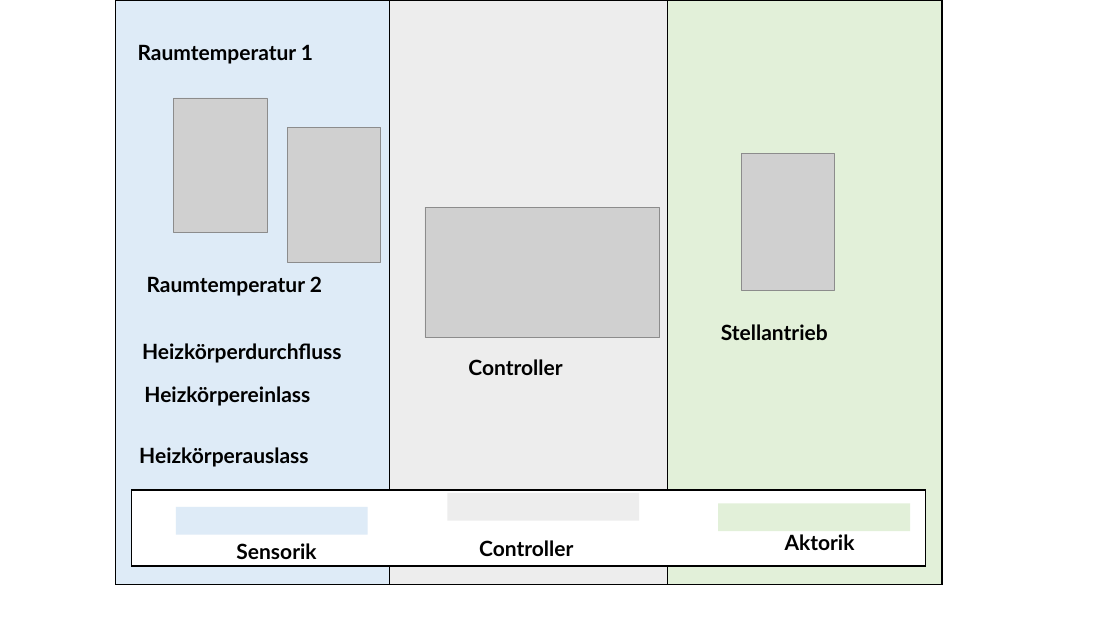
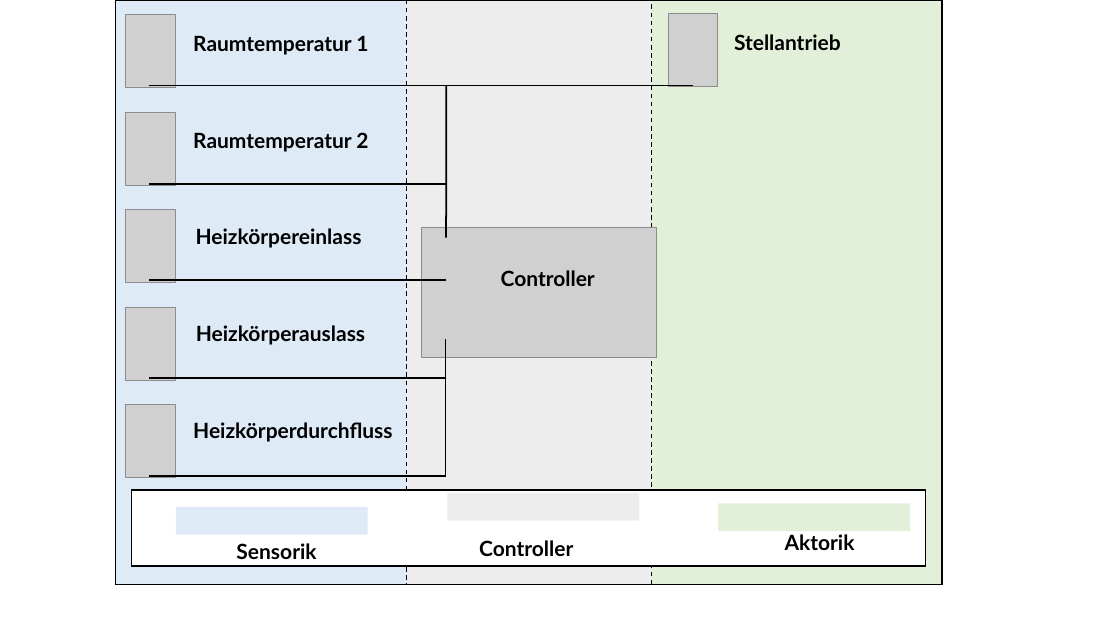
Before and after one commit to mada1019/t, a slide deck: slide 1 of docs/abbildungen/20160318_konzept.pptx. Drawn at 1120x630 pixels with LibreOffice and Linux fonts; fonts in the diff are those of the drawing; grey boxes stand for pictures. Boxes give left, top, right and bottom in pixels: in the first picture for what was removed or moved away, otherwise in the second. Text is boxed around its words. In the diff, an @@ line names an element or a change of style, - is before the commit and + after.

```diff
--- a/docs/abbildungen/20160318_konzept.pptx
+++ b/docs/abbildungen/20160318_konzept.pptx
@@ rectangle: place and size @@
-rectangle at box(115, 0, 390, 585)
+rectangle at box(115, 0, 406, 585)
@@ picture: place and size @@
-picture at box(174, 98, 267, 233)
+picture at box(125, 15, 176, 88)
@@ text "Raumtemperatur 1": place and size @@
-text "Raumtemperatur 1" at box(138, 44, 313, 64)
+text "Raumtemperatur 1" at box(193, 35, 368, 55)
@@ rectangle: place and size @@
-rectangle at box(390, 0, 668, 585)
+rectangle at box(390, 0, 655, 585)
@@ outline #000000 1 pt to #000000 1 pt dashed in 3 elements at box(390, 0, 655, 585), box(115, 0, 406, 585), box(651, 0, 942, 585) @@
@@ rectangle: place and size @@
-rectangle at box(668, 0, 943, 585)
+rectangle at box(651, 0, 942, 585)
@@ picture: place and size @@
-picture at box(742, 154, 834, 290)
+picture at box(669, 13, 718, 87)
@@ text "Stellantrieb": place and size @@
-text "Stellantrieb" at box(721, 324, 828, 340)
+text "Stellantrieb" at box(734, 34, 841, 50)
@@ line added from (446, 86) to (150, 86), #000000 1.5 pt @@
@@ line added from (448, 86) to (150, 86), #000000 1.5 pt @@
@@ line added from (446, 238) to (446, 86), #000000 1.5 pt @@
@@ line added from (693, 86) to (448, 86), #000000 1.5 pt @@
@@ picture added at box(125, 113, 176, 186) @@
@@ text "Raumtemperatur 2": place and size @@
-text "Raumtemperatur 2" at box(147, 276, 322, 296)
+text "Raumtemperatur 2" at box(193, 132, 368, 152)
@@ line added from (446, 184) to (150, 184), #000000 1.5 pt @@
@@ picture added at box(125, 210, 176, 283) @@
@@ text "Heizkörpereinlass": place and size @@
-text "Heizkörpereinlass" at box(144, 386, 310, 406)
+text "Heizkörpereinlass" at box(196, 228, 362, 248)
@@ picture: place and size @@
-picture at box(425, 208, 660, 338)
+picture at box(422, 227, 657, 357)
@@ text "Controller": place and size @@
-text "Controller" at box(468, 359, 562, 375)
+text "Controller" at box(501, 270, 595, 286)
@@ line added from (446, 281) to (150, 281), #000000 1.5 pt @@
@@ picture added at box(125, 308, 176, 381) @@
@@ text "Heizkörperauslass": place and size @@
-text "Heizkörperauslass" at box(139, 447, 308, 467)
+text "Heizkörperauslass" at box(196, 325, 365, 345)
@@ line added from (445, 476) to (445, 339), #000000 1.5 pt @@
@@ line added from (446, 378) to (150, 378), #000000 1.5 pt @@
@@ picture: place and size @@
-picture at box(287, 128, 381, 262)
+picture at box(125, 405, 176, 478)
@@ text "Heizkörperdurchfluss": place and size @@
-text "Heizkörperdurchfluss" at box(142, 343, 341, 363)
+text "Heizkörperdurchfluss" at box(193, 422, 392, 442)
@@ line added from (446, 476) to (150, 476), #000000 1.5 pt @@
```
Also in this commit, not shown: 2 other files.
